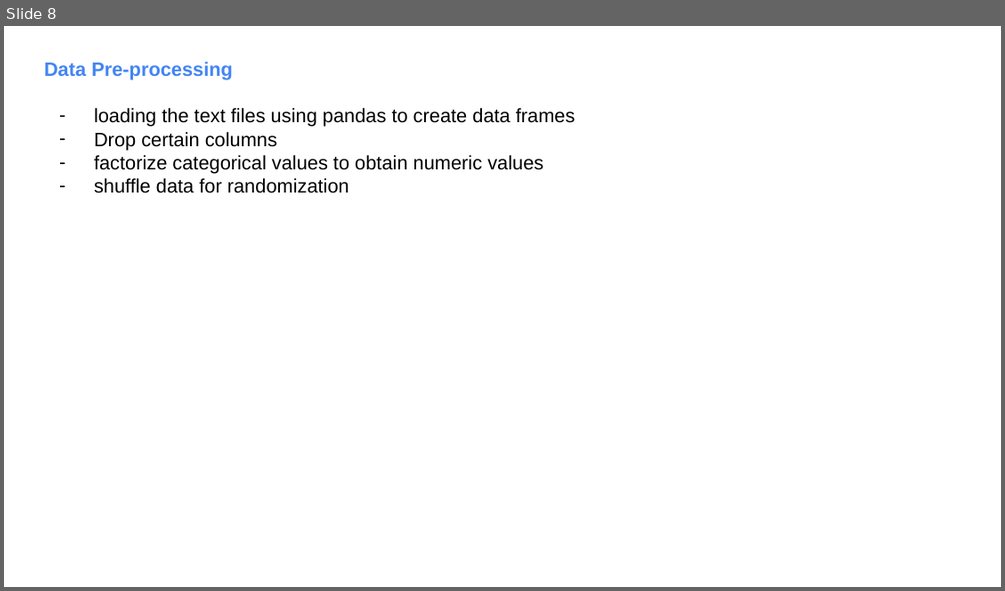
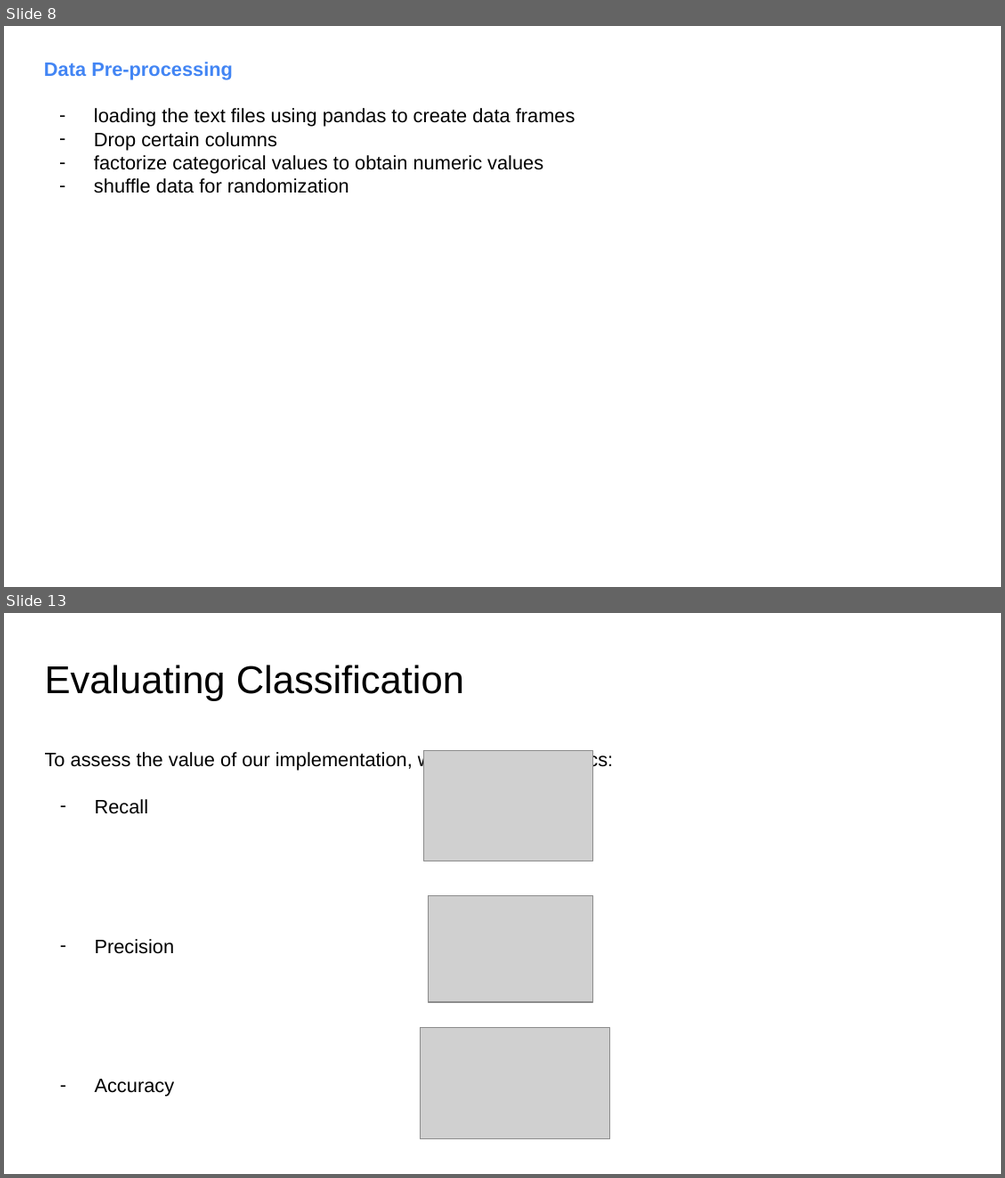
Before and after one commit to fambrogi/MachineLearning, a slide deck: ex_3/Slides_ML_3.pptx. Shown one above the other, each under a label of ours: slide 8 before the commit, slides 8 and 13 after it; the slides between them are not shown. The pictures are 1005x591 and 1005x1178 pixels, drawn with LibreOffice and Linux fonts; fonts in the diff are those of the drawing; grey boxes stand for pictures. Boxes give left, top, right and bottom in pixels: in the first picture for what was removed or moved away, otherwise in the second. Text is boxed around its words. In the diff, an @@ line names an element or a change of style, - is before the commit and + after.

```diff
--- a/ex_3/Slides_ML_3.pptx
+++ b/ex_3/Slides_ML_3.pptx
@@ slide 13 added at box(4, 613, 1001, 1174), background #FFFFFF @@
@@ text added at box(45, 665, 613, 1096), 14 pt, text #000000 @@
+Evaluating Classification
+To assess the value of our implementation, we used three metrics:
+– Recall
+– Precision
+– Accuracy
@@ picture added at box(424, 751, 592, 861) @@
@@ picture added at box(428, 895, 592, 1002) @@
@@ picture added at box(420, 1028, 610, 1139) @@
```
Also in this commit, not shown: 1 slide changed, 6 other slides added, 5 slides removed, 16 other files.
